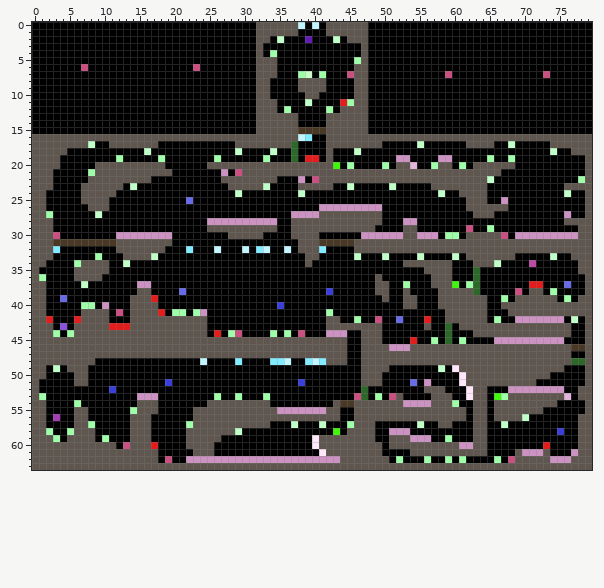
File history of a pixel-art file, Levels.ase. Above, as it was before the edit.
80x64 pixels, 1 frame.
Now the later version:
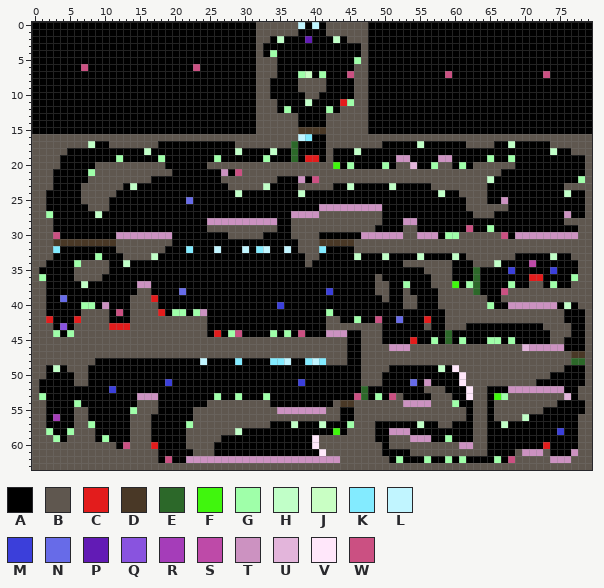
Palette (. is transparent): A #000000  B #5f574f  C #e31c1c  D #493826  E #2c6829  F #40f60d  G #9fffa9  H #c1ffc8  J #c9ffc4  K #83ebff  L #c1f5ff  M #3b3fda  N #676be8  P #621bb5  Q #8953df  R #a53db9  S #be4aa8  T #cc92c1  U #e3b5db  V #ffe7fa  W #cb5082
Edits made:
y 30: x 61 A -> B
y 35: x 68 A -> M; x 74 A -> M
y 36: x 71..72 AA -> CC; x 77..78 AA -> GB
y 37: x 68 A -> G; x 71..72 CC -> BB; x 74 A -> G; x 76..78 NAA -> ABB
y 38: x 67..70 AAWA -> WBBB; x 73..78 AGAAAA -> BBBBBB
y 39: x 67..68 GA -> BB; x 75..77 AGA -> BBB
y 40: x 65 A -> G; x 67..77 BBBBBBBBBBB -> ATTTTTTTAHA
y 41: x 65..67 AAA -> BBB; x 76..78 BBB -> AAA
y 42: x 65..75 AGAATTTTTTT -> BBBBBBBBBBB; x 77 H -> A
y 43: x 59..60 EA -> BB; x 62..72 BBBBBBBBBBB -> AAAAAAAAAAA
y 44: x 63..73 BBBBBBBBBBB -> AAAAAAAAAAA
y 45: x 65..75 ATTTTTTTTTT -> GGAGAAAAABB
y 46: x 70..78 BBBBBBBDD -> UTTTTTAAA
y 47: x 77..78 AA -> DD
